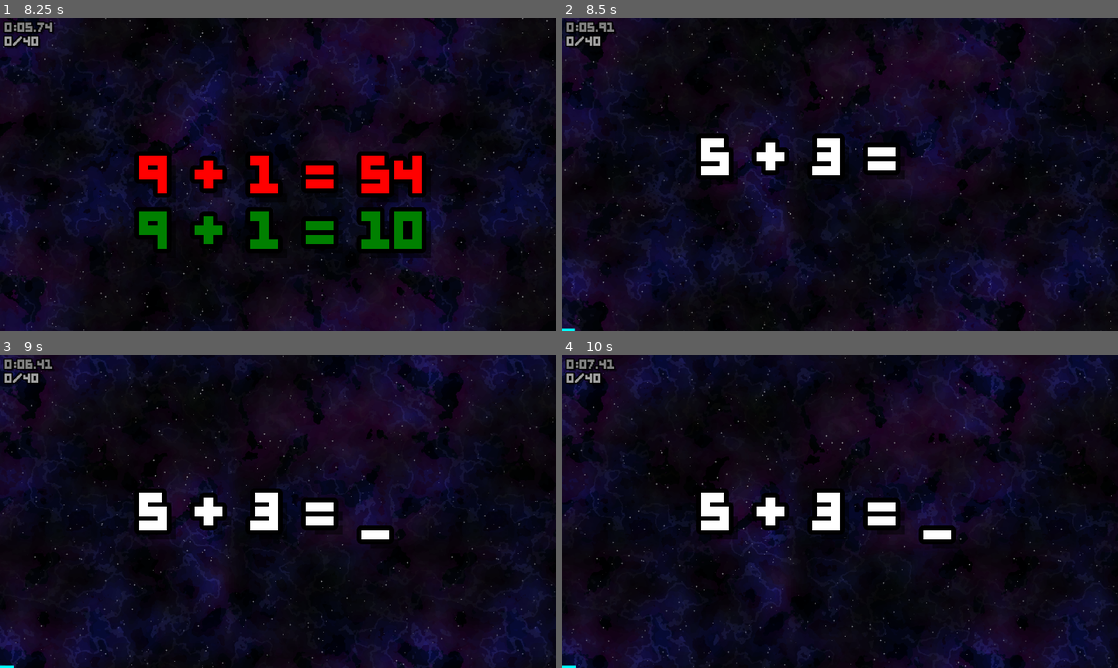
Above: before the commit, frames 1-4 (two rows, left to right).
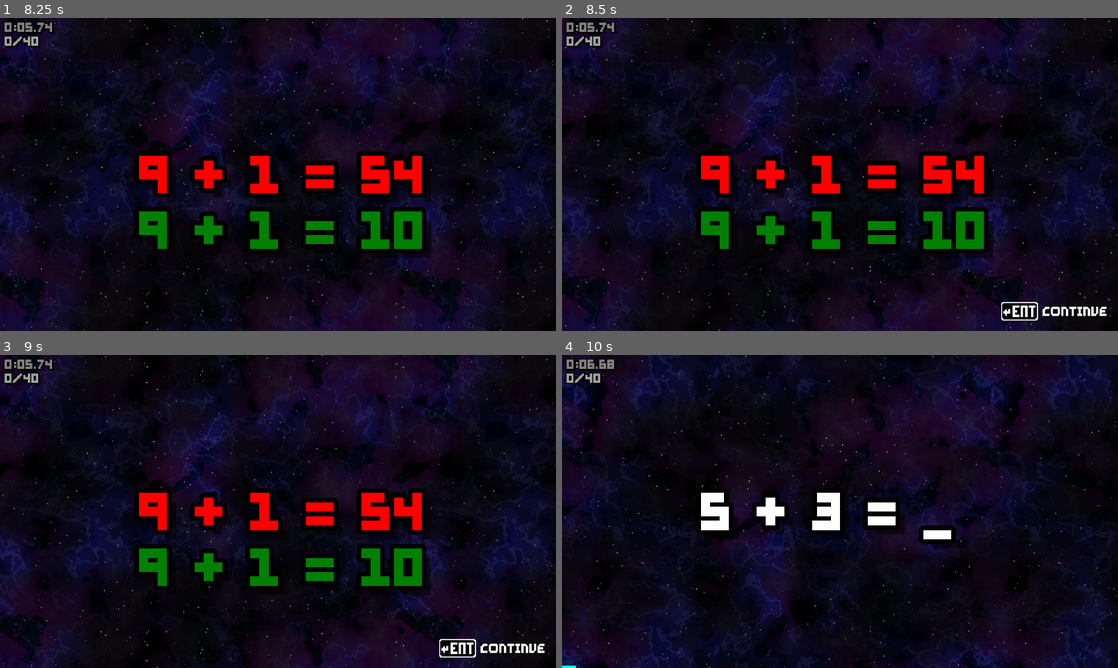
Above: after the commit, the same moments.

Repository: Blueman3612/Space-Math
Game: Godot game, scene res://scenes/main.tscn
Two runs of this game, one before a commit and one after it. Both use one fixed random seed, a clock stepped at 60 frames per second and the inputs below. Sound files missing from this copy of the repository are replaced by a short silence.
Inputs (mouse positions are in pixels of both pictures, inside the frame that each line leads up to):
- Up to frame 1 (8.25 s): click (55, 193) at 0.5 s; tap Enter (Submit) at 1.25, 2.3, 2.85, 4.55, 6.8 s; move the mouse to (250, 237) at 1.27 s; tap / (Divide) at 1.35, 3.05, 3.6, 5.3, 7.55 s; click (250, 237) at 1.42 s; tap Tab (Fraction) at 1.55, 2.1, 3.8, 6.05, 6.6 s; move the mouse to (444, 221) at 2.02 s; click (444, 221) at 2.17 s; move the mouse to (111, 127) at 2.77 s; hold Backspace (Backspace) 2.78-5.03 s; click (111, 127) at 2.92 s; move the mouse to (305, 174) at 3.52 s; click (305, 174) at 3.67 s; move the mouse to (194, 96) at 4.27 s; tap 8 (Eight) at 4.35 s; click (194, 96) at 4.42 s; move the mouse to (400, 158) at 5.02 s; tap 5 (Five) at 5.1 s; click (400, 158) at 5.17 s; move the mouse to (166, 190) at 5.77 s; tap 4 (Four) at 5.85 s; click (166, 190) at 5.92 s; move the mouse to (333, 105) at 6.52 s; click (333, 105) at 6.67 s; move the mouse to (250, 237) at 7.27 s; tap - (Negative) at 7.35 s; click (250, 237) at 7.42 s; move the mouse to (444, 221) at 8.02 s; tap 9 (Nine) at 8.1 s; click (444, 221) at 8.17 s
- Up to frame 2 (8.5 s): tap Tab (Fraction) at 8.3 s
- Up to frame 3 (9 s): move the mouse to (111, 464) at 8.77 s; hold Backspace (Backspace) from 8.78 s (still down); tap 1 (One) at 8.85 s; click (111, 464) at 8.92 s
- Up to frame 4 (10 s): keep holding Backspace (Backspace); tap Enter (Submit) at 9.05 s; move the mouse to (867, 511) at 9.52 s; tap 7 (Seven) at 9.6 s; click (867, 511) at 9.67 s; tap / (Divide) at 9.8 s

Frame 1 is identical in both runs. In frame 2, 25% of the frame differs, in the area x 0-100%, y 0-100%; in frame 3, 29%; in frame 4, 5.1%.

Commit message:
Add Enter2 control for continuing after incorrect answers and update game configuration
- Introduced a new Enter2 control in the main scene to allow players to continue after an incorrect answer.
- Updated game configuration to require player submission after an incorrect answer delay.
- Enhanced input manager and state manager to handle visibility and state for the new Enter2 control, improving user experience during gameplay.

Diff:
--- a/scenes/main.tscn
+++ b/scenes/main.tscn
@@ -751,3 +751,26 @@
 scale = Vector2(0.25, 0.25)
 text = "Make Fraction"
 label_settings = ExtResource("9_85g3d")
+
+[node name="Enter2" type="Control" parent="Play/ControlGuide"]
+anchors_preset = 0
+offset_left = 164.0
+offset_top = 980.0
+offset_right = 544.0
+offset_bottom = 1044.0
+mouse_filter = 2
+
+[node name="Sprite2D" type="Sprite2D" parent="Play/ControlGuide/Enter2"]
+position = Vector2(64, 32)
+scale = Vector2(4, 4)
+texture = ExtResource("15_jkv2x")
+hframes = 4
+
+[node name="Label" type="Label" parent="Play/ControlGuide/Enter2/Sprite2D"]
+offset_left = 20.0
+offset_top = -4.0
+offset_right = 188.0
+offset_bottom = 28.0
+scale = Vector2(0.25, 0.25)
+text = "Continue"
+label_settings = ExtResource("9_85g3d")
--- a/scripts/game_config.gd
+++ b/scripts/game_config.gd
@@ -24,6 +24,7 @@
 # Input
 # ============================================
 var max_answer_chars = 4  # Maximum characters for answer input
+var require_submit_after_incorrect = true  # Whether player must press Submit to continue after incorrect answer delay
 
 # ============================================
 # Visual Effects
@@ -88,8 +89,8 @@
 var control_guide_max_x = 1896.0  # Maximum x position for the right side of the rightmost control node
 var control_guide_padding = 32.0  # Space between control nodes
 var control_guide_animation_duration = 0  # Duration for control slide animations
-enum ControlGuideType { DIVIDE, TAB, ENTER }
-const CONTROL_GUIDE_ORDER = [ControlGuideType.ENTER, ControlGuideType.TAB, ControlGuideType.DIVIDE]
+enum ControlGuideType { DIVIDE, TAB, ENTER, ENTER2 }
+const CONTROL_GUIDE_ORDER = [ControlGuideType.ENTER, ControlGuideType.TAB, ControlGuideType.DIVIDE, ControlGuideType.ENTER2]
 
 # ============================================
 # Audio Settings
--- a/scripts/input_manager.gd
+++ b/scripts/input_manager.gd
@@ -16,6 +16,7 @@
 var control_guide_enter: Control  # Reference to the Enter control node
 var control_guide_tab: Control  # Reference to the Tab control node
 var control_guide_divide: Control  # Reference to the Divide control node
+var control_guide_enter2: Control  # Reference to the Enter2 control node (for continuing after incorrect answers)
 
 func initialize(main_node: Control):
 	"""Initialize input manager with references to needed nodes"""
@@ -23,6 +24,10 @@
 	control_guide_enter = play_node.get_node("ControlGuide/Enter")
 	control_guide_tab = play_node.get_node("ControlGuide/Tab")
 	control_guide_divide = play_node.get_node("ControlGuide/Divide")
+	control_guide_enter2 = play_node.get_node("ControlGuide/Enter2")
+
+	# Initially hide Enter2 (only shown when waiting for continue after incorrect answer)
+	control_guide_enter2.visible = false
 
 func reset_for_new_question():
 	"""Reset input state for a new question"""
@@ -240,7 +245,7 @@
 
 func update_control_guide_visibility(user_answer: String, answer_submitted: bool):
 	"""Update visibility and positions of control guide nodes based on game state"""
-	if not control_guide_enter or not control_guide_tab or not control_guide_divide:
+	if not control_guide_enter or not control_guide_tab or not control_guide_divide or not control_guide_enter2:
 		return
 
 	var is_fraction_problem = QuestionManager.current_question and QuestionManager.is_fraction_display_type(QuestionManager.current_question.get("type", ""))
@@ -250,45 +255,55 @@
 	var show_enter = true
 	var show_tab = false
 	var show_divide = false
-
-	# Enter visibility: hide if answer is empty/invalid or already submitted
-	if user_answer == "" or user_answer == "-" or answer_submitted:
+	var show_enter2 = false
+
+	# Enter2 visibility: only show when waiting for continue after incorrect
+	if StateManager.waiting_for_continue_after_incorrect:
+		show_enter2 = true
+		# Hide all other controls when Enter2 is shown
 		show_enter = false
-
-	# Check for incomplete fraction input
-	if is_mixed_fraction_input:
-		var parts = user_answer.split(" ")
-		if parts.size() != 2:
+		show_tab = false
+		show_divide = false
+	else:
+		# Enter visibility: hide if answer is empty/invalid or already submitted
+		if user_answer == "" or user_answer == "-" or answer_submitted:
 			show_enter = false
-		else:
-			var fraction_parts = parts[1].split("/")
-			if fraction_parts.size() != 2:
+
+		# Check for incomplete fraction input
+		if is_mixed_fraction_input:
+			var parts = user_answer.split(" ")
+			if parts.size() != 2:
 				show_enter = false
-			elif editing_numerator:
-				# Still editing numerator, can't submit yet
+			else:
+				var fraction_parts = parts[1].split("/")
+				if fraction_parts.size() != 2:
+					show_enter = false
+				elif editing_numerator:
+					# Still editing numerator, can't submit yet
+					show_enter = false
+				elif fraction_parts[0] == "" or fraction_parts[1] == "":
+					# Empty numerator or denominator
+					show_enter = false
+		elif is_fraction_input and not is_mixed_fraction_input:
+			var parts = user_answer.split("/")
+			if parts.size() != 2 or parts[1] == "":
 				show_enter = false
-			elif fraction_parts[0] == "" or fraction_parts[1] == "":
-				# Empty numerator or denominator
-				show_enter = false
-	elif is_fraction_input and not is_mixed_fraction_input:
-		var parts = user_answer.split("/")
-		if parts.size() != 2 or parts[1] == "":
-			show_enter = false
-
-	# Tab (Fraction key) visibility: only for fraction problems with valid input, not already in any fraction mode
-	if is_fraction_problem and has_valid_input and not answer_submitted:
-		# Only show if not in fraction mode yet (don't show when already in fraction mode, even if editing numerator)
-		show_tab = not is_fraction_input and not is_mixed_fraction_input
-
-	# Divide visibility: only for fraction problems with valid input, not already in any fraction mode
-	if is_fraction_problem and has_valid_input and not answer_submitted:
-		# Only show if not in fraction mode yet (don't show when already in fraction mode, even if editing numerator)
-		show_divide = not is_fraction_input and not is_mixed_fraction_input
+
+		# Tab (Fraction key) visibility: only for fraction problems with valid input, not already in any fraction mode
+		if is_fraction_problem and has_valid_input and not answer_submitted:
+			# Only show if not in fraction mode yet (don't show when already in fraction mode, even if editing numerator)
+			show_tab = not is_fraction_input and not is_mixed_fraction_input
+
+		# Divide visibility: only for fraction problems with valid input, not already in any fraction mode
+		if is_fraction_problem and has_valid_input and not answer_submitted:
+			# Only show if not in fraction mode yet (don't show when already in fraction mode, even if editing numerator)
+			show_divide = not is_fraction_input and not is_mixed_fraction_input
 
 	# Update visibility
 	control_guide_enter.visible = show_enter
 	control_guide_tab.visible = show_tab
 	control_guide_divide.visible = show_divide
+	control_guide_enter2.visible = show_enter2
 
 	# Calculate positions from right to left using the constant ordering
 	var visible_controls = []
@@ -303,6 +318,9 @@
 			GameConfig.ControlGuideType.ENTER:
 				if show_enter:
 					visible_controls.append(control_guide_enter)
+			GameConfig.ControlGuideType.ENTER2:
+				if show_enter2:
+					visible_controls.append(control_guide_enter2)
 
 	# Position controls from right to left, clamping the RIGHT side of the rightmost control to control_guide_max_x
 	var current_x = GameConfig.control_guide_max_x
--- a/scripts/main.gd
+++ b/scripts/main.gd
@@ -78,6 +78,13 @@
 		InputManager.update_control_guide_visibility(StateManager.user_answer, StateManager.answer_submitted)
 
 func submit_answer():
+	# Handle continuing after incorrect answer
+	if StateManager.waiting_for_continue_after_incorrect:
+		StateManager.waiting_for_continue_after_incorrect = false
+		AudioManager.play_select()  # Play select sound when continuing
+		continue_after_incorrect()
+		return
+
 	if StateManager.user_answer == "" or StateManager.user_answer == "-" or StateManager.answer_submitted:
 		return  # Don't submit empty answers, just minus sign, or already submitted
 
@@ -190,6 +197,28 @@
 	# Clear transition delay flag
 	StateManager.in_transition_delay = false
 
+	# If incorrect and require_submit_after_incorrect is true, wait for player to press Submit to continue
+	if not is_correct and GameConfig.require_submit_after_incorrect:
+		StateManager.waiting_for_continue_after_incorrect = true
+		# Store timer state for later restoration
+		StateManager.set_meta("timer_was_active", timer_was_active)
+		StateManager.set_meta("should_start_timer", should_start_timer)
+		return  # Wait for player to press Submit to continue
+
+	# Continue immediately if correct or if require_submit_after_incorrect is false
+	continue_after_incorrect_internal(is_correct, timer_was_active, should_start_timer)
+
+func continue_after_incorrect():
+	"""Called when player presses Submit to continue after incorrect answer"""
+	# Retrieve stored timer state
+	var timer_was_active = StateManager.get_meta("timer_was_active", false)
+	var should_start_timer = StateManager.get_meta("should_start_timer", false)
+
+	# Note: is_correct is always false when this is called (only called after incorrect answers)
+	continue_after_incorrect_internal(false, timer_was_active, should_start_timer)
+
+func continue_after_incorrect_internal(is_correct: bool, timer_was_active: bool, should_start_timer: bool):
+	"""Internal function to handle the continuation logic after incorrect answer delay"""
 	# Trigger scroll speed boost effect after transition delay
 	var space_bg = get_node("BackgroundLayer/SpaceBackground")
 	if space_bg and space_bg.has_method("boost_scroll_speed"):
--- a/scripts/state_manager.gd
+++ b/scripts/state_manager.gd
@@ -16,6 +16,7 @@
 var user_answer = ""
 var answer_submitted = false  # Track if current problem has been submitted
 var in_transition_delay = false  # Whether we're currently in a transition delay
+var waiting_for_continue_after_incorrect = false  # Whether we're waiting for player to press Submit to continue after incorrect answer
 var is_drill_mode = false  # Whether we're currently in drill mode
 
 func initialize(main_node: Control):
@@ -50,6 +51,7 @@
 	user_answer = ""
 	answer_submitted = false
 	in_transition_delay = false
+	waiting_for_continue_after_incorrect = false
 
 	# First animate menu down off screen (downward)
 	var tween = main_menu_node.create_tween()
@@ -101,6 +103,7 @@
 	user_answer = ""
 	answer_submitted = false
 	in_transition_delay = false
+	waiting_for_continue_after_incorrect = false
 
 	# First animate menu down off screen (downward)
 	var tween = main_menu_node.create_tween()
